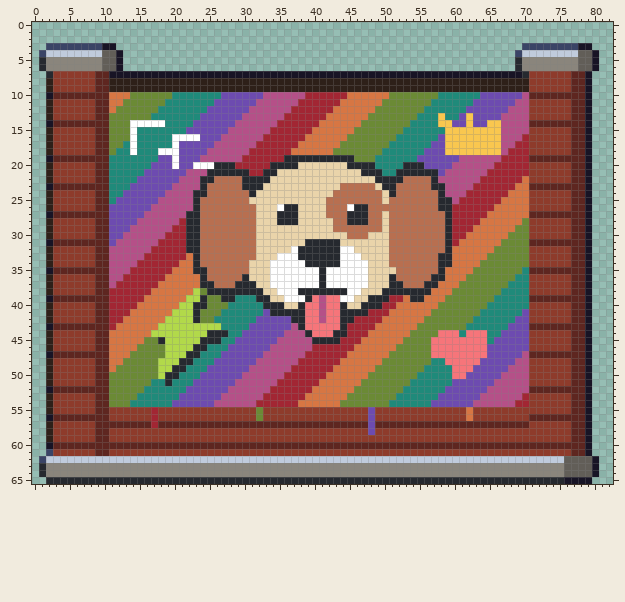
File history of a pixel-art file, art/roadside/roadside-mural-wall@69.aseprite. Above is the file before it was changed.
83x66 pixels, 1 frame.
And afterwards:
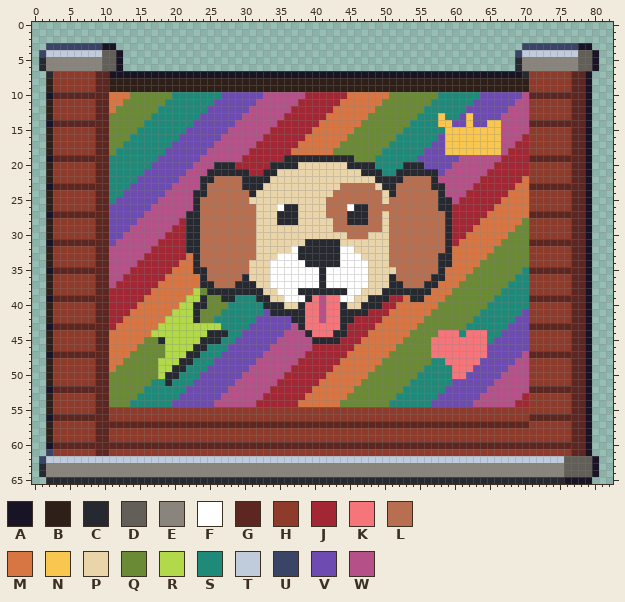
Palette (. is transparent): A #181425  B #2e2019  C #26292f  D #625e58  E #8a857c  F #ffffff  G #5e2620  H #8e3b2b  J #a22633  K #f6757a  L #b86f50  M #d77643  N #f9c74f  P #ead4aa  Q #6b8a35  R #b2d94a  S #1f8a7a  T #c0cbdc  U #3a4466  V #6d4bb0  W #b55088
Change:
Changed rows in their new state; - is an unchanged pixel.
first column x 14:
14 QQSSS-------
15 Q-----------
16 S-----SVVV--
17 S-----V-----
18 S---SVV-----
19 ------V-----
20 ------V--WWW
first column x 17:
55 H--------------H---------------H-------------H
56 H--------------H---------------H-------------H
57 G------------------------------G--------------
58 -------------------------------H--------------
Where, in picture pixels (left, top, right, bottom), the same in both pictures:
changed: (130, 120, 214, 169)
changed: (151, 407, 158, 428)
changed: (256, 407, 263, 421)
changed: (368, 407, 375, 435)
changed: (466, 407, 473, 421)
